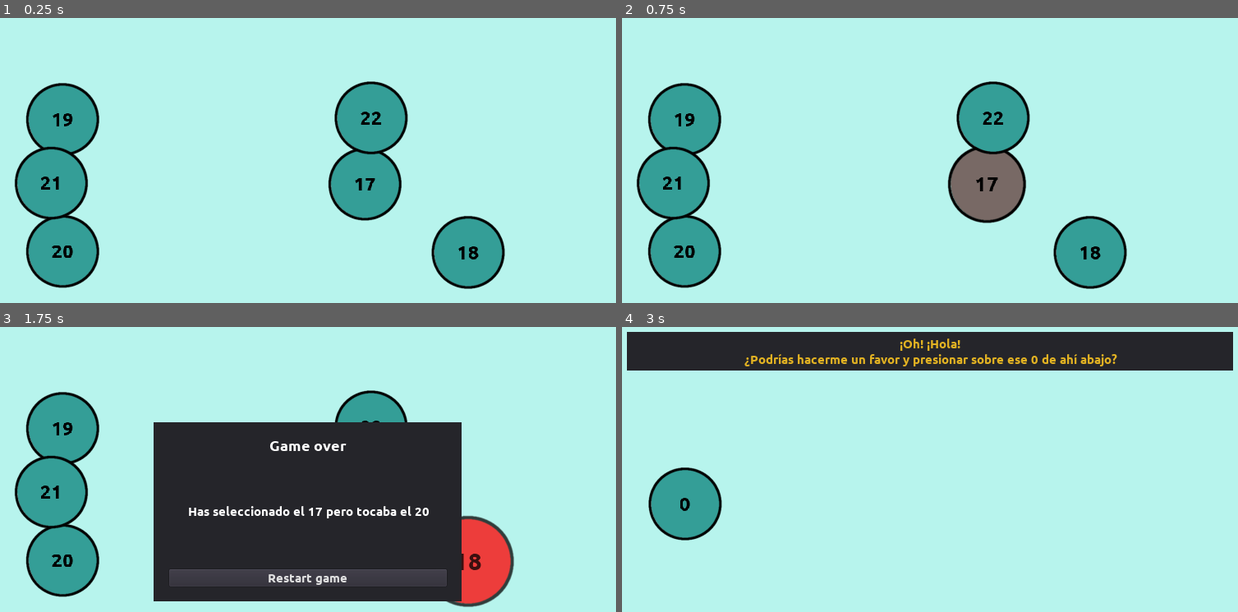
Above: before the commit, frames 1-4 (two rows, left to right).
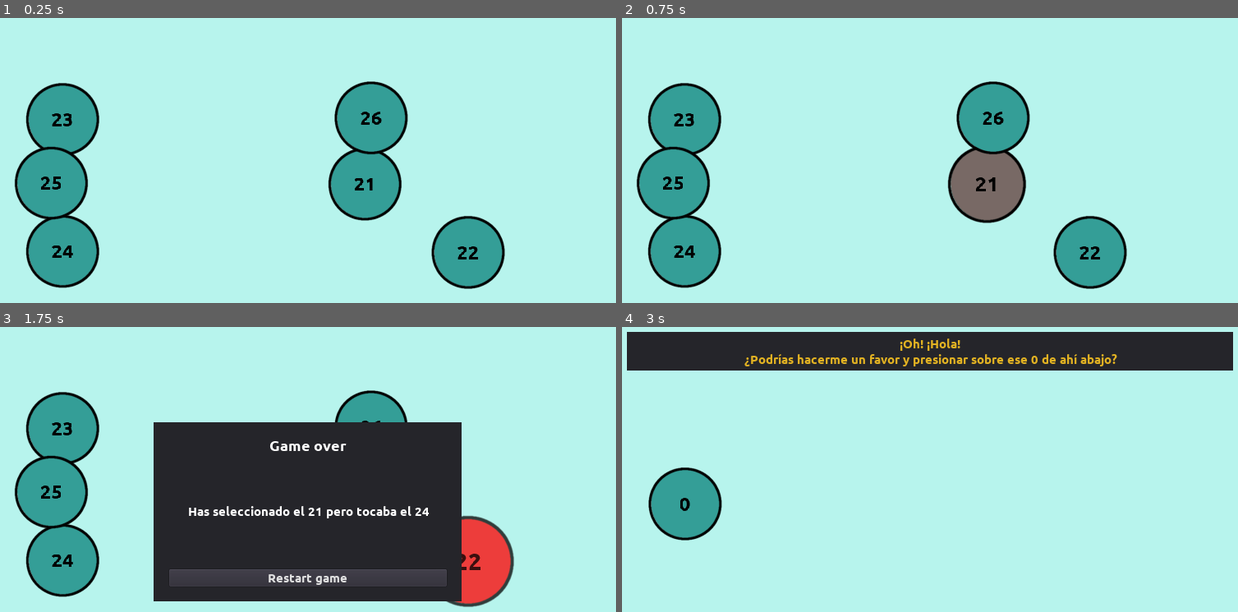
Above: after the commit, the same moments.

Repository: moisesjbc/contando-hasta-100
Game: Godot game, scene res://gameplay/main/main.tscn
Two runs of this game, one before a commit and one after it. Both use one fixed random seed, a clock stepped at 60 frames per second and the inputs below.
Inputs (mouse positions are in pixels of both pictures, inside the frame that each line leads up to):
- Up to frame 1 (0.25 s): no input
- Up to frame 2 (0.75 s): tap Enter at 0.5 s; move the mouse to (985, 183) at 0.52 s; click (985, 183) at 0.67 s
- Up to frame 3 (1.75 s): move the mouse to (468, 560) at 1.27 s; click (468, 560) at 1.42 s
- Up to frame 4 (3 s): click "Restart game" at 2 s; tap Space at 2.75 s; move the mouse to (997, 429) at 2.77 s; click (997, 429) at 2.92 s

The runs differ from the first frame. In frame 1, 0.3% of the frame differs, in the area x 8-78%, y 32-85%; in frame 2, 0.3%; in frame 3, 0.3%; in frame 4, nothing differs.

Commit message:
Add ball moving trick

Diff:
--- /dev/null
+++ b/godot-project/gameplay/balls/numeric_ball/ball_movement.gd
@@ -0,0 +1,31 @@
+extends Node
+
+var moving: bool = false
+var ball = null
+var velocity: Vector2 = Vector2.ZERO
+var speed: int = 100
+
+func _ready():
+	ball = get_parent()
+
+func move():
+	moving = true
+
+	if ball.global_position.x > 500:
+		velocity.x -= 1
+	else:
+		velocity.x += 1
+
+	if ball.global_position.y > 350:
+		velocity.y -= 1
+	else:
+		velocity.y += 1
+
+
+func _process(delta):
+	if moving:
+		ball.translate(velocity * speed * delta)
+
+
+func _on_visibility_notifier_screen_exited():
+	ball.queue_free()
--- a/godot-project/gameplay/balls/numeric_ball/numeric_ball.gd
+++ b/godot-project/gameplay/balls/numeric_ball/numeric_ball.gd
@@ -23,3 +23,7 @@
 
 func _on_animation_player_animation_finished(anim_name):
 	emit_signal("numeric_ball_selected", self)
+
+
+func move():
+	$ball_movement.move()
--- a/godot-project/gameplay/balls/numeric_ball/numeric_ball.tscn
+++ b/godot-project/gameplay/balls/numeric_ball/numeric_ball.tscn
@@ -1,8 +1,9 @@
-[gd_scene load_steps=9 format=2]
+[gd_scene load_steps=10 format=2]
 
 [ext_resource path="res://gameplay/balls/numeric_ball/numeric_ball.png" type="Texture" id=1]
 [ext_resource path="res://gameplay/balls/numeric_ball/numeric_ball.gd" type="Script" id=2]
 [ext_resource path="res://fonts/Ubuntu-B.ttf" type="DynamicFontData" id=3]
+[ext_resource path="res://gameplay/balls/numeric_ball/ball_movement.gd" type="Script" id=4]
 
 [sub_resource type="DynamicFont" id=2]
 size = 50
@@ -143,5 +144,13 @@
 anims/right_selection = SubResource( 5 )
 anims/wrong_selection = SubResource( 6 )
 
+[node name="ball_movement" type="Node" parent="."]
+script = ExtResource( 4 )
+
+[node name="visibility_notifier" type="VisibilityNotifier2D" parent="ball_movement"]
+position = Vector2( 0.999993, -0.999991 )
+scale = Vector2( 7.1, 7.1 )
+
 [connection signal="input_event" from="." to="." method="_on_numeric_ball_input_event"]
 [connection signal="animation_finished" from="animation_player" to="." method="_on_animation_player_animation_finished"]
+[connection signal="screen_exited" from="ball_movement/visibility_notifier" to="ball_movement" method="_on_visibility_notifier_screen_exited"]
--- a/godot-project/gameplay/balls_manager/balls_manager.gd
+++ b/godot-project/gameplay/balls_manager/balls_manager.gd
@@ -4,11 +4,14 @@
 
 var right_value = 0
 var n_extra_values = 0
+var trick_type = null
 var numeric_ball_scene = preload("res://gameplay/balls/numeric_ball/numeric_ball.tscn")
+var TrickType = preload("res://globals/trick_type.gd").TrickType
 
-func set_level(new_right_value: int, new_n_extra_values: int):
+func set_level(new_right_value: int, new_n_extra_values: int, new_trick_type):
 	right_value = new_right_value
 	n_extra_values = new_n_extra_values
+	trick_type = new_trick_type
 	reset()
 
 var all_respawn_positions = []
@@ -53,6 +56,11 @@
 	for i in range(right_value + 1, right_value + n_extra_values):
 		_instantiate_numeric_ball(i, right_value)
 
+	if trick_type == TrickType.MOVING_BALL:
+		randomize()
+		var ball_index = randi() % $balls.get_child_count()
+		$balls.get_child(ball_index).move()
+
 
 func _get_random_respawn_position():
 	randomize()
--- a/godot-project/gameplay/levels_config/levels_config.gd
+++ b/godot-project/gameplay/levels_config/levels_config.gd
@@ -67,7 +67,12 @@
 	23: {
 		LevelConfigKey.HINT: "Ignora el fondo. Godot me lo cambia a veces.",
 		LevelConfigKey.TRICK: TrickType.BACKGROUND_NUMBER,
-		LevelConfigKey.GAME_OVER_TAUNT: "Ya sabía yo que ese fondo no era trigo limpio"
+		LevelConfigKey.GAME_OVER_TAUNT: "Ya sabía yo que ese fondo era una mala influencia"
+	},
+	28: {
+		LevelConfigKey.HINT: "¡QUE SE ESCAPA!",
+		LevelConfigKey.TRICK: TrickType.MOVING_BALL,
+		LevelConfigKey.GAME_OVER_TAUNT: "Vaya movida. Jajaja, ¿lo pillas? MOVIda por la bola que se MOVIa.\nVale, ha sido malo, pero al menos yo no he perdido la cuenta, ¿no?"
 	}
 }
 
--- a/godot-project/gameplay/main/main.gd
+++ b/godot-project/gameplay/main/main.gd
@@ -10,10 +10,10 @@
 func _ready():
 	# set_level(current_level)
 	# TODO: Remove development trick
-	for i in range(0, 20):
+	for i in range(0, 24):
 		current_level = i
 		$levels_config.get_level_config(i)
-	set_level(20)
+	set_level(24)
 
 
 func reset_hint():
@@ -36,7 +36,8 @@
 	reset_hint()
 	$balls_manager.set_level(
 		current_level,
-		current_level_config[LevelConfigKey.N_EXTRA_VALUES]
+		current_level_config[LevelConfigKey.N_EXTRA_VALUES],
+		current_level_config[LevelConfigKey.TRICK]
 	)
 
 
@@ -61,7 +62,7 @@
 
 
 func is_victory():
-	return current_level >= 25
+	return current_level >= 35
 
 
 func get_random_number():
--- a/godot-project/globals/trick_type.gd
+++ b/godot-project/globals/trick_type.gd
@@ -3,5 +3,6 @@
 
 enum TrickType {
 	HINT_TEXT,
-	BACKGROUND_NUMBER
+	BACKGROUND_NUMBER,
+	MOVING_BALL
 }
